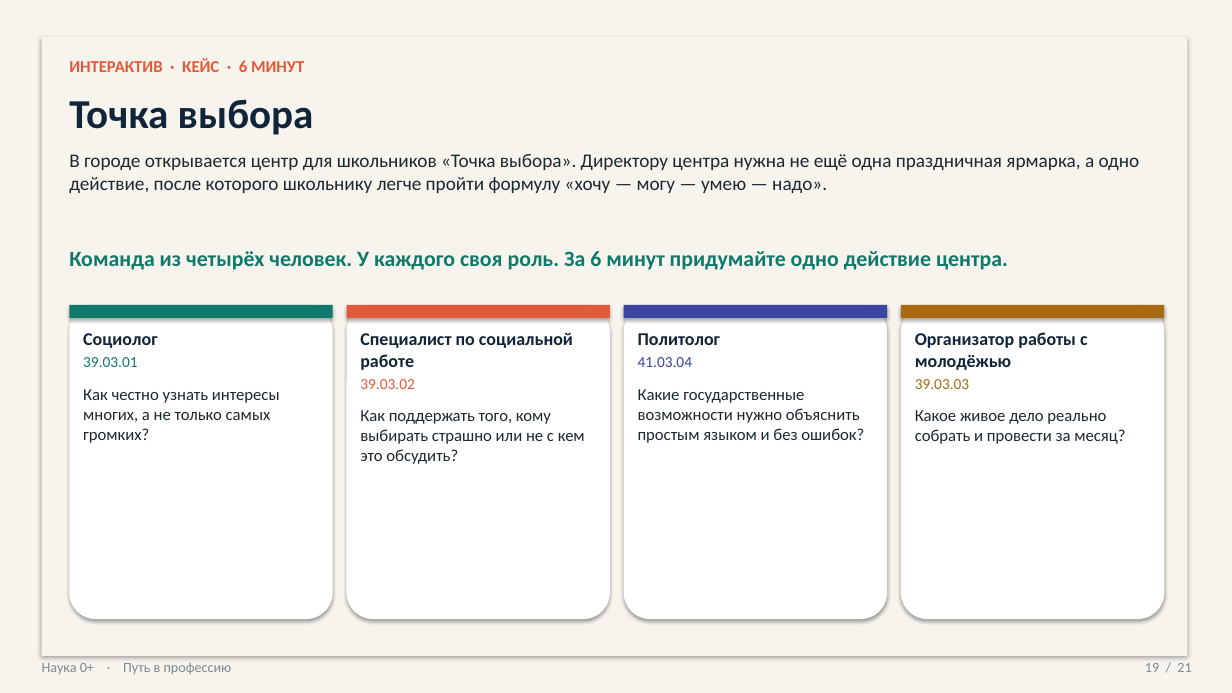
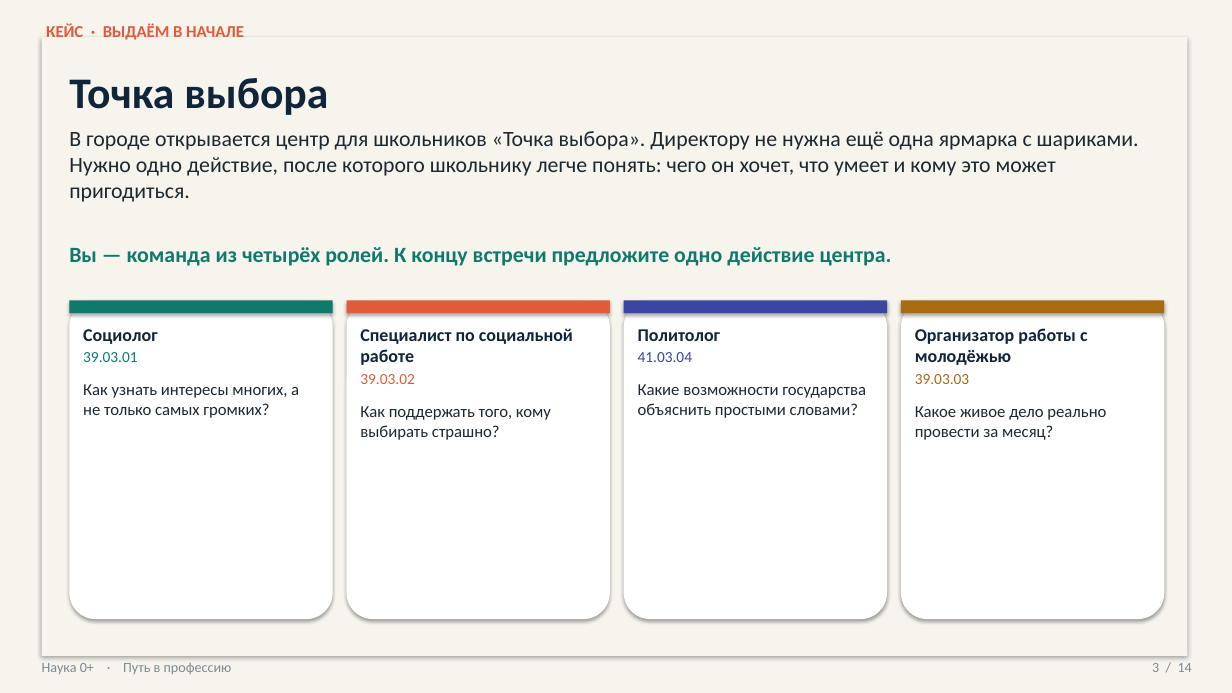
Before and after one commit to Sema917/-tourism, a slide deck: slide 3 of materials/Путь_в_профессию_презентация_60_минут.pptx (slide 19 before the commit). Drawn at 1232x693 pixels with LibreOffice and Linux fonts; fonts in the diff are those of the drawing; background and template pictures are left out. Boxes give left, top, right and bottom in pixels: in the first picture for what was removed or moved away, otherwise in the second. Text is boxed around its words. In the diff, an @@ line names an element or a change of style, - is before the commit and + after.

```diff
--- a/materials/Путь_в_профессию_презентация_60_минут.pptx
+++ b/materials/Путь_в_профессию_презентация_60_минут.pptx
@@ text at box(46, 23, 244, 40): text changed @@
-ИНТЕРАКТИВ · КЕЙС · 6 МИНУТ
+КЕЙС · ВЫДАЁМ В НАЧАЛЕ
@@ text "Точка выбора": place and size @@
-text "Точка выбора" at box(69, 99, 314, 135)
+text "Точка выбора" at box(69, 78, 328, 115)
@@ text "Точка выбора" at box(69, 78, 328, 115): size 32 to 34 pt @@
@@ text at box(69, 131, 1139, 202): text changed; size 15 to 17 pt @@
-В городе открывается центр для школьников «Точка выбора». Директору центра нужна не ещё одна праздничная ярмарка, а одно действие, после которого школьнику легче пройти формулу «хочу — могу — умею — надо».
+В городе открывается центр для школьников «Точка выбора». Директору не нужна ещё одна ярмарка с шариками. Нужно одно действие, после которого школьнику легче понять: чего он хочет, что умеет и кому это может пригодиться.
@@ text at box(69, 247, 892, 266): text changed @@
-Команда из четырёх человек. У каждого своя роль. За 6 минут придумайте одно действие центра.
+Вы — команда из четырёх ролей. К концу встречи предложите одно действие центра.
@@ rounded rectangle: place and size @@
-rounded rectangle at box(69, 305, 333, 619)
+rounded rectangle at box(69, 300, 333, 619)
@@ rounded rectangle: place and size @@
-rounded rectangle at box(347, 305, 610, 619)
+rounded rectangle at box(347, 300, 610, 619)
@@ rounded rectangle: place and size @@
-rounded rectangle at box(624, 305, 887, 619)
+rounded rectangle at box(624, 300, 887, 619)
@@ rounded rectangle: place and size @@
-rounded rectangle at box(901, 305, 1165, 619)
+rounded rectangle at box(901, 300, 1165, 619)
@@ 4 rectangles: place and size @@
-4 rectangles at box(69, 305, 1165, 318)
+4 rectangles at box(69, 300, 1165, 313)
@@ text at box(83, 384, 299, 418): text changed @@
-Как честно узнать интересы многих, а не только самых громких?
+Как узнать интересы многих, а не только самых громких?
@@ text at box(638, 384, 866, 418): text changed @@
-Какие государственные возможности нужно объяснить простым языком и без ошибок?
+Какие возможности государства объяснить простыми словами?
@@ text at box(360, 406, 551, 440): text changed @@
-Как поддержать того, кому выбирать страшно или не с кем это обсудить?
+Как поддержать того, кому выбирать страшно?
@@ text at box(915, 406, 1106, 440): text changed @@
-Какое живое дело реально собрать и провести за месяц?
+Какое живое дело реально провести за месяц?
@@ text at box(1152, 663, 1192, 672): text changed @@
-19 / 21
+3 / 14
```
Also in this commit, not shown: 6 other slides changed, 7 slides added, 14 slides removed, 9 other files.
